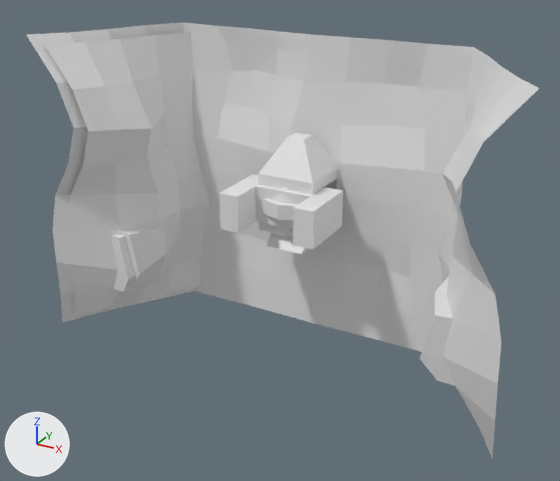
The OBJ model assets/speed.obj as it was, and as the next commit left it.
The view is the same before and after, from a 50 mm lens placed at (45.1, -91.4, 36.8), pointed at (0.5, -10.3, -3.7). Arrows for +X, +Y and +Z are at lower left; the lights stay in place. Where no turn or scale is listed for an object, it has been applied to the vertices. Vertices at the same position are counted once.

In view in the first picture: 'Coin', 'Cube_Cube.001', 'Destructible', 'Piece', 'Plane', 'Speed'.
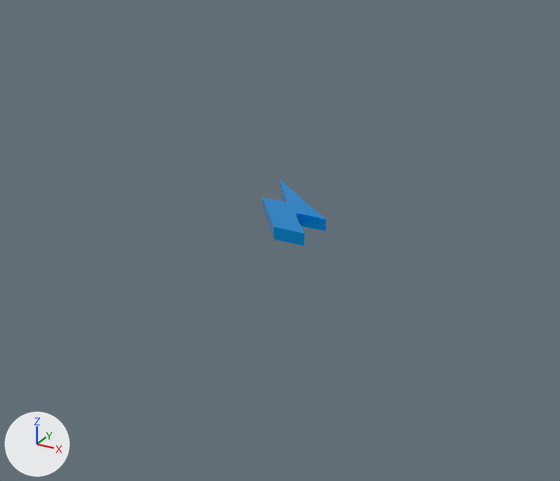
The change in detail:
Material 'SpeedMat' (mat_speedmat) is new.
Its base color is (0.0, 0.391, 1.0) (blue #00a8ff).
Its metallic is 0.676.
Its roughness is 0.295.
me_speed is used by ob_speed; location (0.0, 0.0, 0.0).
me_speed had 28 vertices, 29 faces and spanned x -4.0..4.0, y -8.26..0.26, z -6.0..8.62.
me_speed no longer uses material mat_none (white #e7e7e7).
me_speed now has 116 vertices, 228 faces and spans x -5.68..6.69, y -14.92..0.81, z -1.43..0.24.
me_speed part 1: the whole mesh is rebuilt.
me_speed now uses material mat_speedmat (blue #00a8ff).
Object 'Coin' (ob_coin) is deleted.
Object 'Cube_Cube.001' (ob_cube_cube_001) is deleted.
Object 'Destructible' (ob_destructible) is deleted.
Object 'Piece' (ob_piece) is deleted.
Object 'Plane' (ob_plane) is deleted.

Boxes [x1, y1, x2, y2] around the edits, measured in the pictures (560 x 481 px):
'Piece', deleted
    before: [27, 23, 539, 458]
'Plane', deleted
    before: [44, 32, 315, 315]
'Speed', reshaped (19% narrower, 45% shorter)
    before: [258, 133, 337, 254]
    after: [262, 180, 326, 246]
'Cube_Cube.001', deleted
    before: [219, 174, 343, 250]
'Coin', deleted
    before: [263, 198, 297, 220]
'Destructible', deleted
    before: [270, 187, 295, 231]
